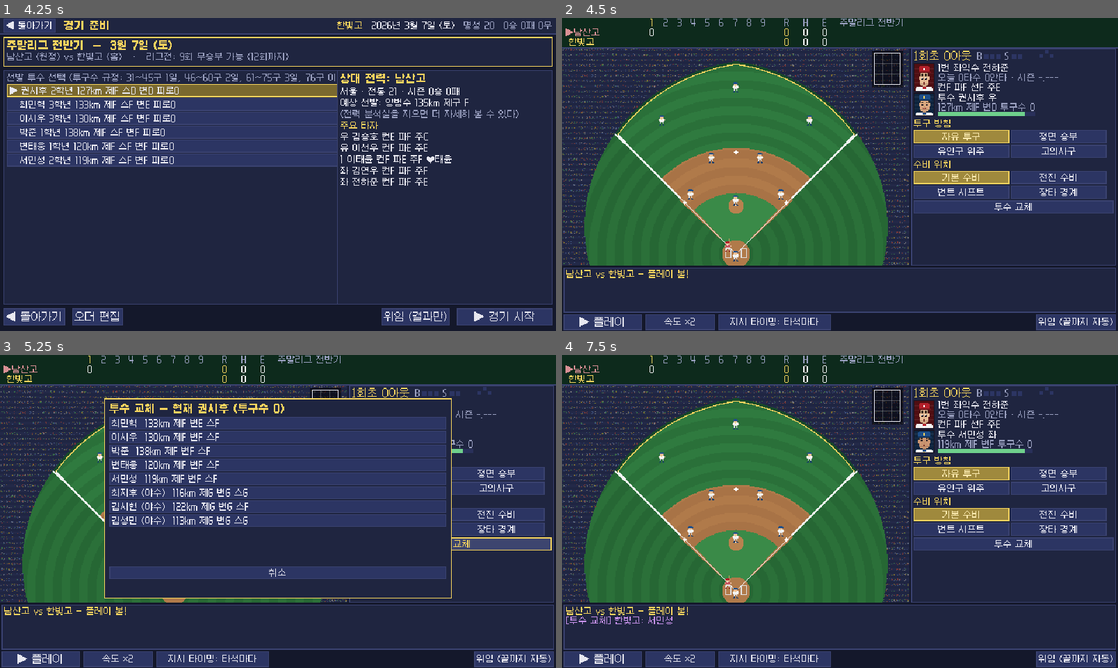
Above: before the commit, frames 1-4 (two rows, left to right).
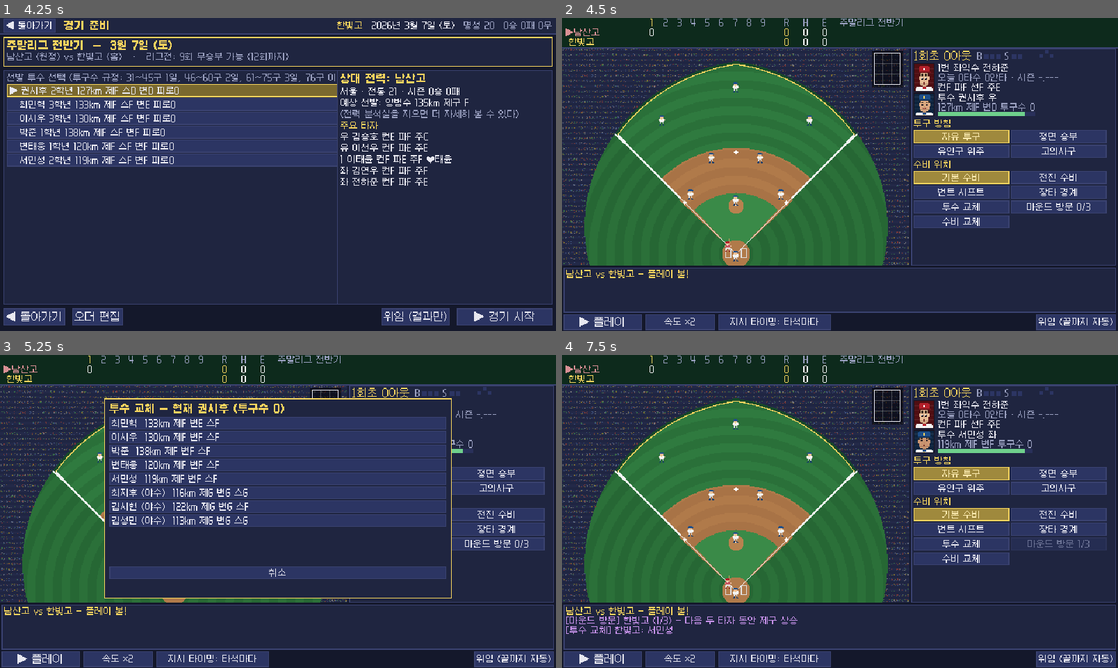
Above: after the commit, the same moments.

Repository: MintSiru/test
Game: Godot game, scene res://scenes/main.tscn
The game is run twice, just before and just after one commit, with the same random seed, the same clock (stepped at 60 frames per second) and the same inputs.
Inputs (mouse positions are in pixels of both pictures, inside the frame that each line leads up to):
- Up to frame 1 (4.25 s): click "새 게임" at 0.5 s; click "시작!" at 1.25 s; click (200, 165) at 2.02 s; click "▶ 다음으로 진행" at 2.75 s; click "경기 준비 (직접 지휘)" at 3.5 s
- Up to frame 2 (4.5 s): click "▶ 경기 시작" at 4.25 s
- Up to frame 3 (5.25 s): click "투수 교체" at 5 s
- Up to frame 4 (7.5 s): click (1056, 542) at 5.75 s, where only the run after the commit has a clickable "마운드 방문 0/3"; click (962, 558) at 6.5 s, where only the run after the commit has a clickable "수비 교체"; click "자유 투구" at 7.25 s

Frame 1 is identical in both runs. In frame 2, 0.9% of the frame differs, in the area x 63-100%, y 58-68%; in frame 3, 0.3%; in frame 4, 1.4%, in the area x 0-100%, y 58-90%.

Commit message:
마운드 방문, 경기 중 수비 교체
- 엔진(웹·Godot): 마운드 방문 한 경기 3회, 다음 두 타자 동안 제구 +8. CPU 도 위기 때 사용
- 경기 화면: 마운드 방문(횟수 표시), 수비 교체(교체할 선수 → 벤치 선수, 적성 표시)
- UI 통합 테스트에 두 기능 검증 추가

Co-Authored-By: Claude Opus 5.5 <noreply@anthropic.com>
Claude-Session: https://claude.ai/code/session_018CxDwMLc1KRy2YJTqnPn7j

Diff:
--- a/game/scripts/sim/match_ai.gd
+++ b/game/scripts/sim/match_ai.gd
@@ -127,11 +127,23 @@
 	return true
 
 
+## 위기 때 마운드 방문 (타석 시작 시)
+static func mound_visit(m: MatchEngine, side: MatchEngine.TeamSide) -> bool:
+	if m.balls != 0 or m.strikes != 0 or side.visit_pa > 0:
+		return false
+	if (m.bases[1] == null and m.bases[2] == null) or m.outs >= 2 or m.inning < 5:
+		return false
+	if absi(m.home.score - m.away.score) > 3 or not m.rng.chance(0.35):
+		return false
+	return m.mound_visit(side)
+
+
 static func play_out(m: MatchEngine) -> void:
 	var guard := 0
 	while not m.over and guard < 5000:
 		guard += 1
-		pitching_change(m, m.def())
+		if not pitching_change(m, m.def()):
+			mound_visit(m, m.def())
 		m.step(orders(m))
 
 
--- a/game/scripts/sim/match_engine.gd
+++ b/game/scripts/sim/match_engine.gd
@@ -27,6 +27,8 @@
 	var errors := 0
 	var line: Array = []
 	var box := {} # id -> {bat, pit}
+	var visits := 0 # 마운드 방문 횟수
+	var visit_pa := 0 # 방문 효과가 남은 타자 수
 
 	func _init(input: Dictionary) -> void:
 		team_id = input["teamId"]
@@ -169,6 +171,8 @@
 	if late_close() and p.has("bigHeart"):
 		ctl += 5
 		velo += 1.5
+	if side.visit_pa > 0:
+		ctl += 8
 	return {"velo": velo, "ctl": ctl, "stuff": stuff, "tired": over_}
 
 
@@ -184,6 +188,19 @@
 	side.pos_of[id] = "P"
 	side.ensure_box(id)["pit"]["g"] = 1
 	game_log.append("[투수 교체] %s: %s" % [side.name, side.by_id[id].name])
+
+
+const MAX_VISITS := 3
+
+
+## 마운드 방문: 한 경기 3번까지, 다음 두 타자 동안 제구 +8
+func mound_visit(side: TeamSide) -> bool:
+	if side.visits >= MAX_VISITS:
+		return false
+	side.visits += 1
+	side.visit_pa = 2
+	game_log.append("[마운드 방문] %s (%d/%d)" % [side.name, side.visits, MAX_VISITS])
+	return true
 
 
 func pinch_hit(side: TeamSide, id: String) -> void:
@@ -1012,6 +1029,8 @@
 	if pa_ended:
 		balls = 0
 		strikes = 0
+		if d.visit_pa > 0:
+			d.visit_pa -= 1
 		var o := off()
 		o.batter_idx = (o.batter_idx + 1) % 9
 		if ev["paResult"] != "" and not quiet:
--- a/game/scripts/ui/screens/match_screen.gd
+++ b/game/scripts/ui/screens/match_screen.gd
@@ -109,7 +109,7 @@
 		guard += 1
 		var user := _user()
 		if m.def() != user or delegate:
-			if MatchAI.pitching_change(m, m.def()):
+			if MatchAI.pitching_change(m, m.def()) or MatchAI.mound_visit(m, m.def()):
 				_add_line("[color=#9aa0c0]%s[/color]" % m.game_log.back())
 		elif m.balls == 0 and m.strikes == 0 and m.def().pitch_count.get(m.def().pitcher_id, 0) >= m.rules["pitchLimit"]:
 			if MatchAI.pitching_change(m, m.def()):
@@ -337,7 +337,14 @@
 				field.sync(m, shift_order)
 				_refresh_tactics()))
 		tactic_box.add_child(g2)
-		tactic_box.add_child(UI.button("투수 교체", _change_pitcher, 222, true))
+		var g3 := UI.grid(2, 2, 2)
+		g3.add_child(UI.button("투수 교체", _change_pitcher, 110, true))
+		var mv := UI.button("마운드 방문 %d/%d" % [user.visits, MatchEngine.MAX_VISITS], _mound_visit, 110, true)
+		mv.disabled = user.visits >= MatchEngine.MAX_VISITS or user.visit_pa > 0
+		mv.tooltip_text = "다음 두 타자 동안 제구 +8"
+		g3.add_child(mv)
+		g3.add_child(UI.button("수비 교체", _def_sub, 110, true))
+		tactic_box.add_child(g3)
 
 
 # ───────────── 교체 ─────────────
@@ -399,6 +406,33 @@
 		_add_line("[color=#c792ea]%s[/color]" % m.game_log.back())
 		field.sync(m)
 		_refresh())
+
+
+func _mound_visit() -> void:
+	if m.mound_visit(_user()):
+		_add_line("[color=#c792ea]%s — 다음 두 타자 동안 제구 상승[/color]" % m.game_log.back())
+	_refresh()
+
+
+func _def_sub() -> void:
+	var u := _user()
+	var items := []
+	for id in u.order:
+		var pos: String = u.pos_of.get(id, "DH")
+		if pos == "DH":
+			continue
+		items.append(["%s %s  수비 %s" % [PlayerUtil.POS_KO[pos], u.by_id[id].name, PlayerUtil.letter(u.by_id[id].fld)], id])
+	_choose("수비 교체 — 교체할 선수", items, func(out_id):
+		var pos: String = u.pos_of.get(out_id, "")
+		var cands := []
+		for p in _bench(u, false):
+			var apt := 1.0 if p.pos == pos else (0.88 if pos in p.sub else 0.7)
+			cands.append(["%s %s  수비 %s 어깨 %s%s" % [PlayerUtil.POS_SHORT[p.pos], p.name, PlayerUtil.letter(p.fld * apt), PlayerUtil.letter(p.arm), "" if apt >= 0.88 else "  (적성↓)"], p.id])
+		_choose("%s 자리에 들어갈 선수" % PlayerUtil.POS_KO[pos], cands, func(in_id):
+			m.def_sub(u, out_id, in_id)
+			_add_line("[color=#c792ea]%s[/color]" % m.game_log.back())
+			field.sync(m, shift_order)
+			_refresh()))
 
 
 func _change_pitcher() -> void:
--- a/game/tests/ui_flow_test.gd
+++ b/game/tests/ui_flow_test.gd
@@ -89,6 +89,19 @@
 	_check(ms.overlay != null, "투수 교체 선택창")
 	ms.overlay.queue_free()
 	ms.overlay = null
+	var us: MatchEngine.TeamSide = Game.current_match.user_side()
+	var v0 := us.visits
+	ms._mound_visit()
+	_check(us.visits == v0 + 1 and us.visit_pa == 2, "마운드 방문")
+	var out_id := ""
+	for id in us.order:
+		if us.pos_of.get(id, "DH") != "DH":
+			out_id = id
+			break
+	var bench := us.players.filter(func(p): return not p.id in us.used and p.pos != "P")
+	if not bench.is_empty():
+		Game.current_match.def_sub(us, out_id, bench[0].id)
+		_check(bench[0].id in us.order and not out_id in us.order, "수비 교체")
 	ms._delegate_all()
 	for i in 600:
 		await _wait(1)
Not shown, changed: web/src/sim/ai.ts
Not shown, changed: web/src/sim/engine.ts
Not shown, changed: web/src/sim/types.ts
